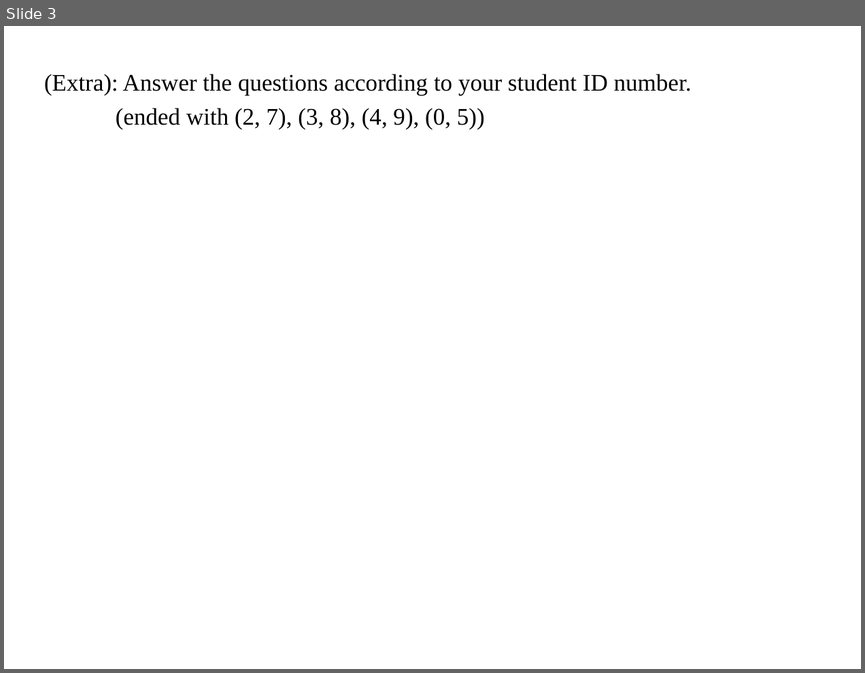
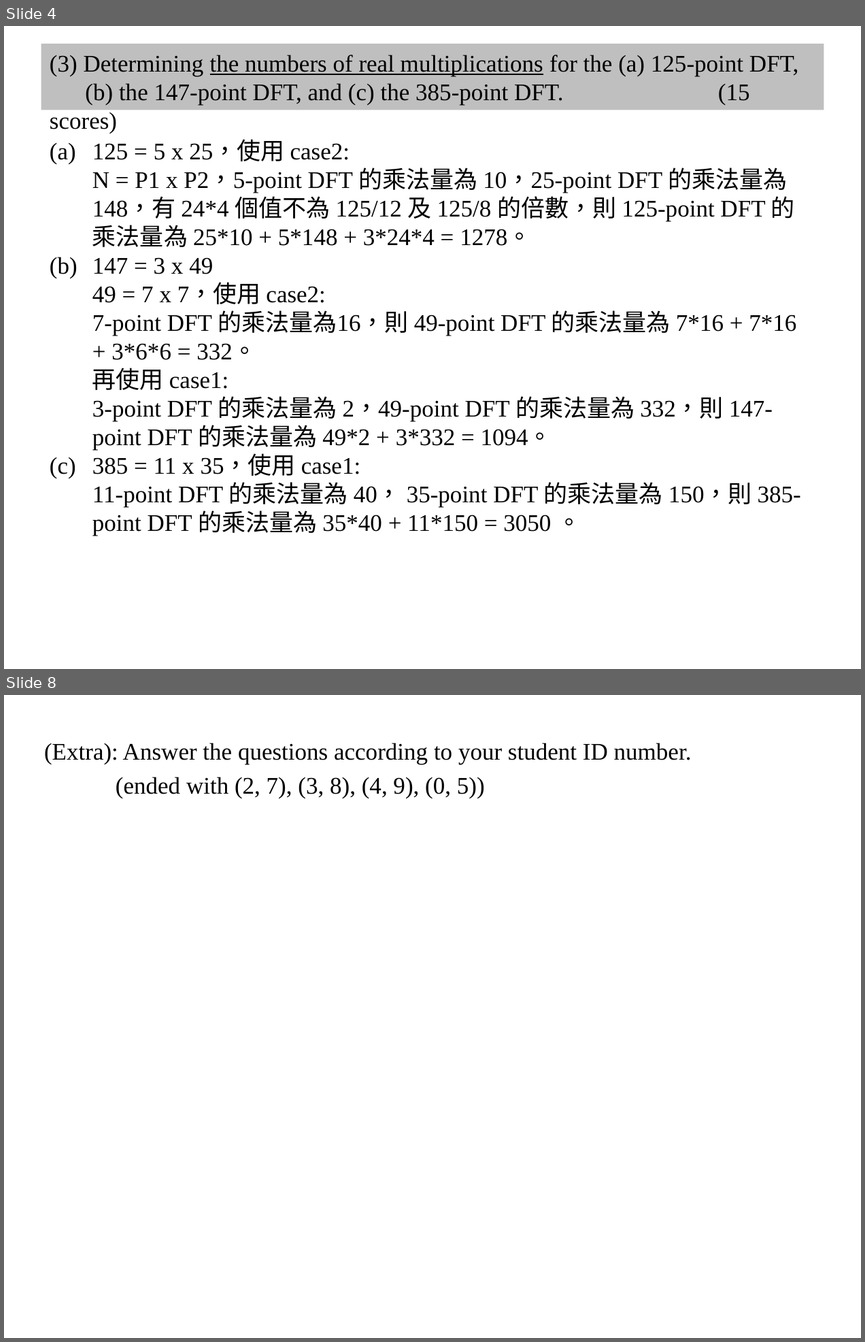
Before and after one commit to shihyuhuang/NTU-ADSP, a slide deck: HW4/r10943181_HW4.pptx. Shown one above the other, each under a label of ours: slide 3 before the commit, slides 4 and 8 after it; the slides between them are not shown. The pictures are 865x673 and 865x1342 pixels, drawn with LibreOffice and Linux fonts; fonts in the diff are those of the drawing. Boxes give left, top, right and bottom in pixels: in the first picture for what was removed or moved away, otherwise in the second. Text is boxed around its words. In the diff, an @@ line names an element or a change of style, - is before the commit and + after.

```diff
--- a/HW4/r10943181_HW4.pptx
+++ b/HW4/r10943181_HW4.pptx
@@ slide 4 added at [4, 26, 861, 669], background #FFFFFF @@
@@ rectangle added at [41, 44, 823, 110], fill #BFBFBF, 20 pt, text #000000 @@
+(3) Determining the numbers of real multiplications for the (a) 125-point DFT,
+(b) the 147-point DFT, and (c) the 385-point DFT. (15 scores)
@@ text added at [92, 140, 801, 535], 20 pt, text #000000 @@
+(a) 125 = 5 x 25，使用 case2:
+  N = P1 x P2，5-point DFT 的乘法量為 10，25-point DFT 的乘法量為 148，有 24*4 個值不為 125/12 及 125/8 的倍數，則 125-point DFT 的乘法量為 25*10 + 5*148 + 3*24*4 = 1278。
+(b) 147 = 3 x 49
+  49 = 7 x 7，使用 case2:
+  7-point DFT 的乘法量為16，則 49-point DFT 的乘法量為 7*16 + 7*16 + 3*6*6 = 332。
+  再使用 case1:
+  3-point DFT 的乘法量為 2，49-point DFT 的乘法量為 332，則 147-point DFT 的乘法量為 49*2 + 3*332 = 1094。
+(c) 385 = 11 x 35，使用 case1:
+  11-point DFT 的乘法量為 40， 35-point DFT 的乘法量為 150，則 385-point DFT 的乘法量為 35*40 + 11*150 = 3050 。
@@ what was slide 3 is now slide 8 @@
```
Also in this commit, not shown: 2 slides changed, 4 other slides added.
